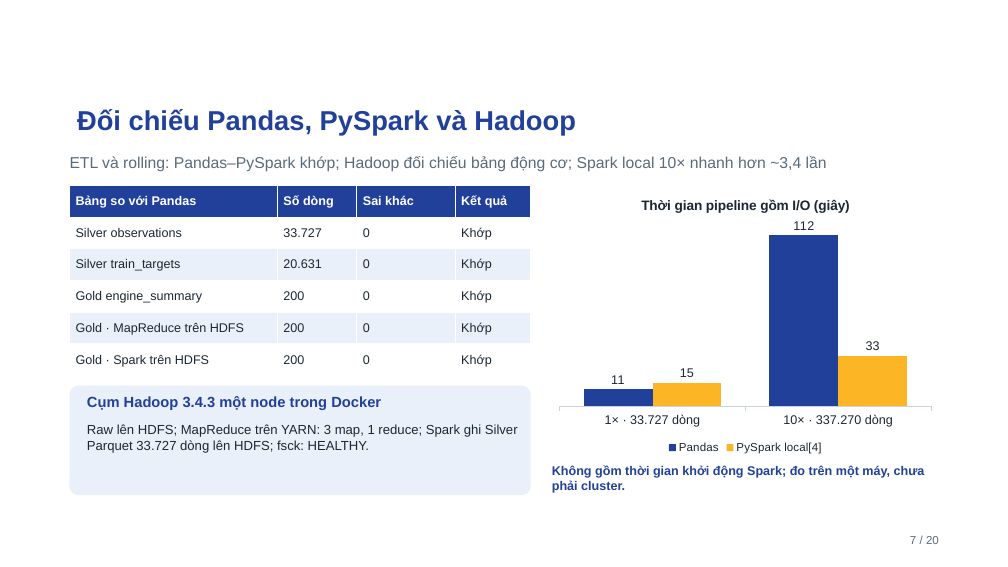
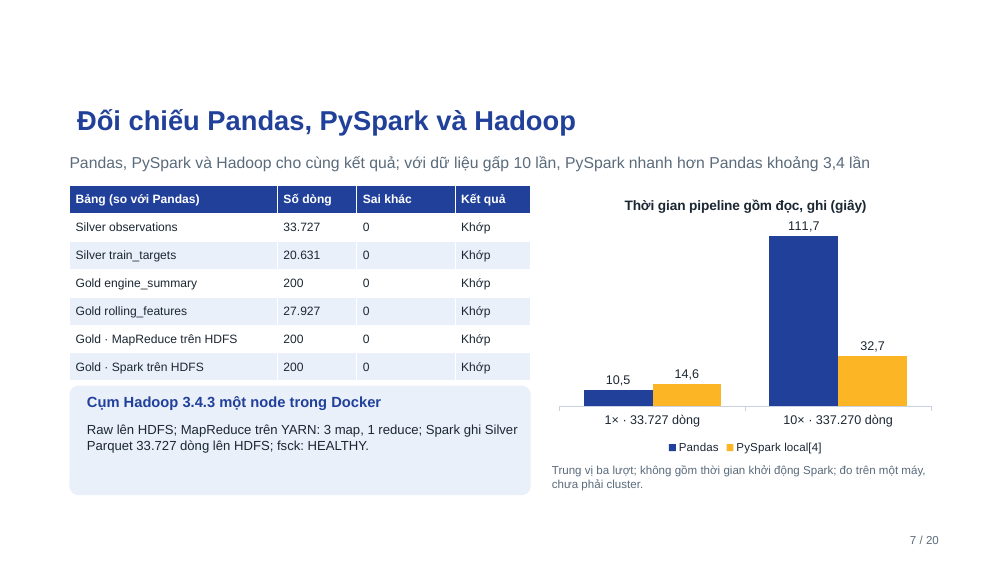
Before and after one commit to ti014/tinasa-cmapss-rul-prediction, a slide deck: slide 7 of slides/cmapss_fd001_presentation.pptx. Drawn at 1008x567 pixels with LibreOffice and Linux fonts; fonts in the diff are those of the drawing; background and template pictures are left out. Boxes give left, top, right and bottom in pixels: in the first picture for what was removed or moved away, otherwise in the second. Text is boxed around its words. In the diff, an @@ line names an element or a change of style, - is before the commit and + after.

```diff
--- a/slides/cmapss_fd001_presentation.pptx
+++ b/slides/cmapss_fd001_presentation.pptx
@@ text at bbox=[70, 156, 870, 172]: text changed @@
-ETL và rolling: Pandas–PySpark khớp; Hadoop đối chiếu bảng động cơ; Spark local 10× nhanh hơn ~3,4 lần
+Pandas, PySpark và Hadoop cho cùng kết quả; với dữ liệu gấp 10 lần, PySpark nhanh hơn Pandas khoảng 3,4 lần
@@ table at bbox=[70, 185, 531, 381] @@
-row 1, column 1: Bảng so với Pandas
+row 1, column 1: Bảng (so với Pandas)
+row 5: Gold rolling_features | 27.927 | 0 | Khớp
@@ column chart at bbox=[552, 185, 939, 457] @@
@@ title "Thời gian pipeline gồm I/O (giây)" to "Thời gian pipeline gồm đọc, ghi (giây)" @@
@@ Pandas, 1× · 33.727 dòng: 11 to 105 @@
@@ Pandas, 10× · 337.270 dòng: 112 to 1117 @@
@@ data labels of Pandas changed @@
@@ PySpark local[4], 1× · 33.727 dòng: 15 to 146 @@
@@ PySpark local[4], 10× · 337.270 dòng: 33 to 327 @@
@@ data labels of PySpark local[4] changed @@
@@ text at bbox=[552, 465, 925, 491]: text changed; size 12 to 11 pt; text colour #21409A to #5A6B7B; bold off @@
-Không gồm thời gian khởi động Spark; đo trên một máy, chưa phải cluster.
+Trung vị ba lượt; không gồm thời gian khởi động Spark; đo trên một máy, chưa phải cluster.
```
Also in this commit, not shown: 18 other slides changed, 32 other files.
